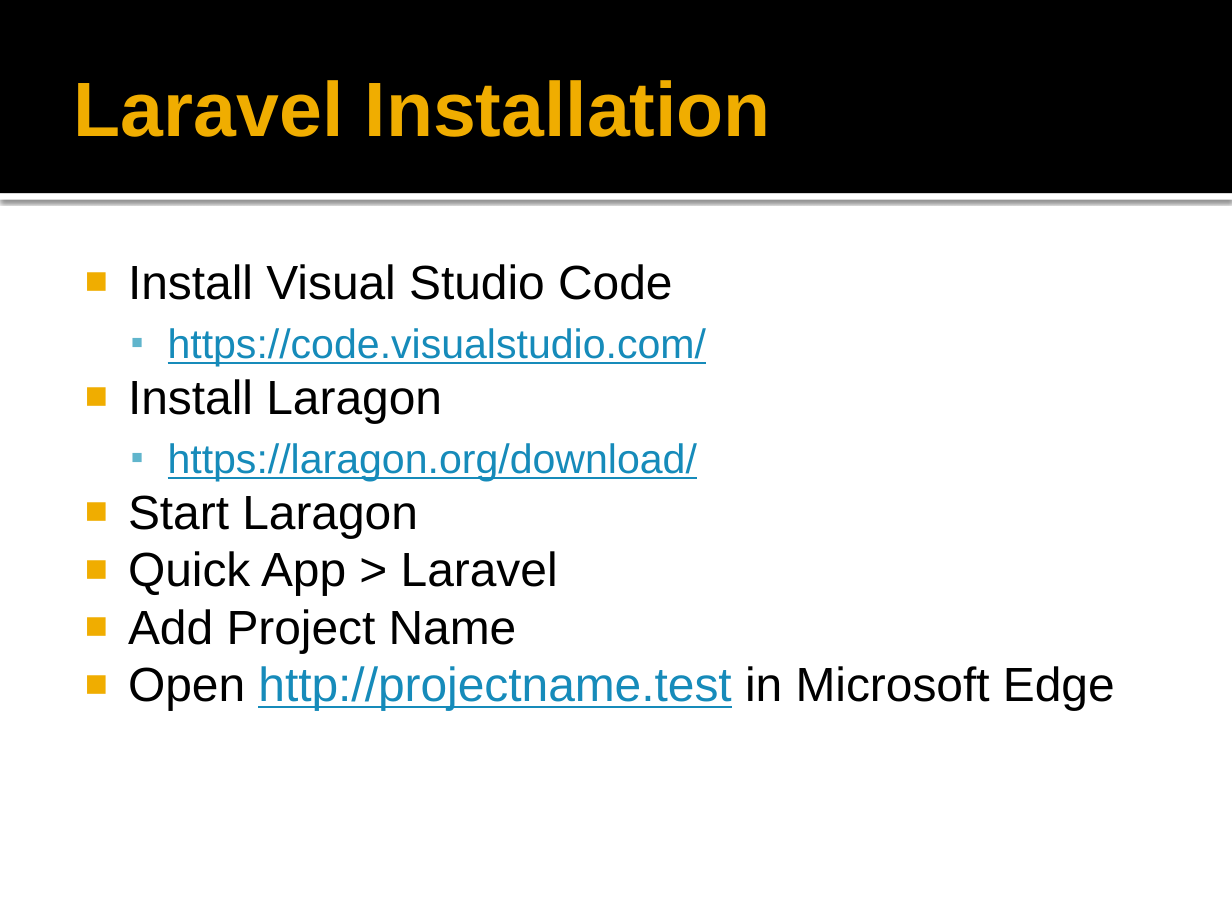
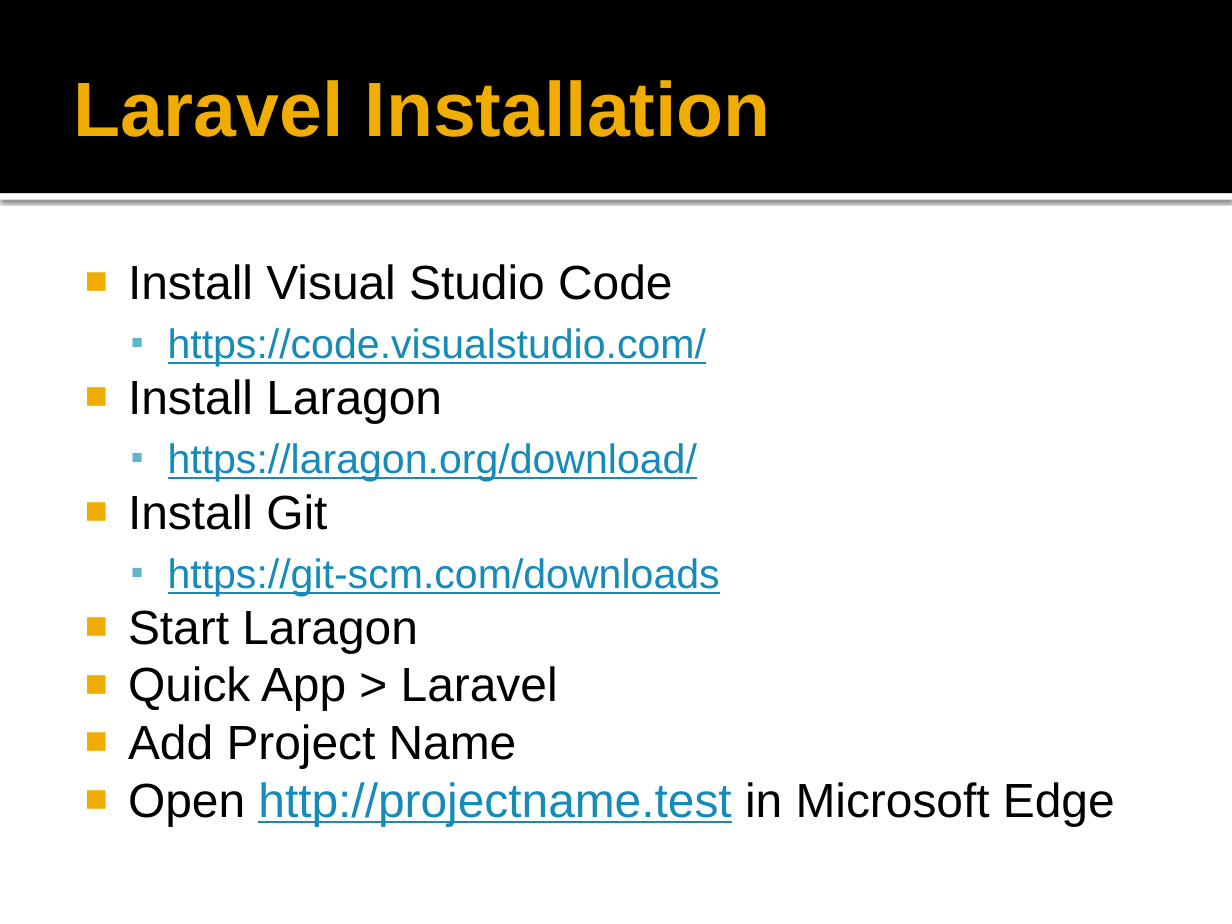
Before and after one commit to peraktechnology/laravel, a slide deck: slide 6 of Laravel Virtual Training.pptx. Drawn at 1232x924 pixels with LibreOffice and Linux fonts; fonts in the diff are those of the drawing; background and template pictures are left out. Boxes give left, top, right and bottom in pixels: in the first picture for what was removed or moved away, otherwise in the second. Text is boxed around its words. In the diff, an @@ line names an element or a change of style, - is before the commit and + after.

```diff
--- a/Laravel Virtual Training.pptx
+++ b/Laravel Virtual Training.pptx
@@ text at [128,494,720,596]: paragraphs added @@
+■ Install Git
+  ▪ https://git-scm.com/downloads
```
Also in this commit, not shown: 3 other slides changed.
